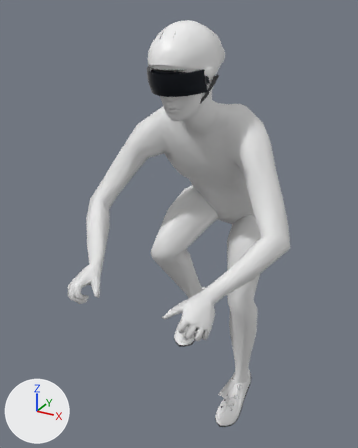
One commit to the glTF model apps/client/public/models/avatar/rider.glb: the scene before it, then after it.
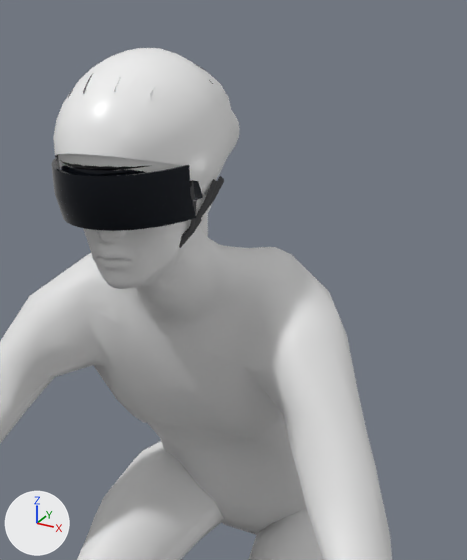
Each version is shown whole from a camera (50 mm lens) standing at (0.713, -1.572, 1.739) and looking at (-0.078, -0.135, 1.021), then close up on the part from 35% to 90% of the width and 0% to 52% of the height. Lighting does not change. The marker at lower left points along +X, +Y and +Z. The older version's two pictures come first. Vertices at exactly the same position are counted once.

Names of what the first close-up shows: 'rider_body', 'rider_glasses', 'rider_helmet', 'rider_helmet_aero', 'rider_moustache' and 1 more.
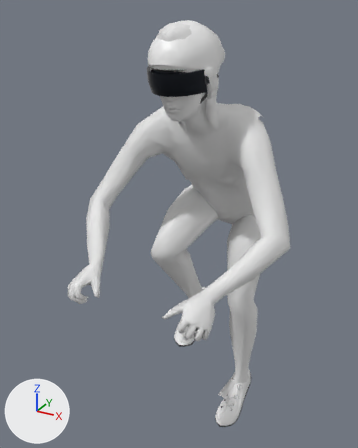
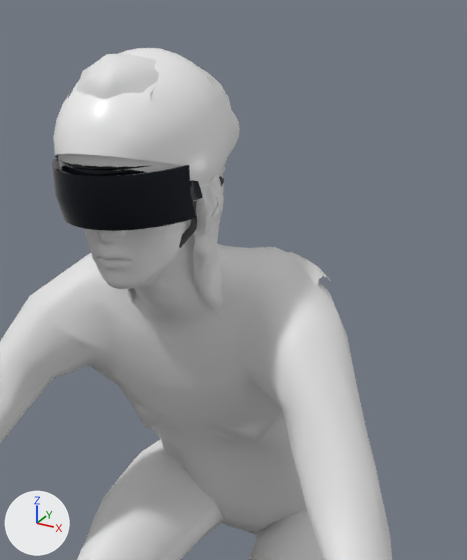
Not visible in the close-ups: 'rider_hairs_bob'.

What changed in the scene script:
```text
Change me_rider_body_002:
    used by ob_rider_body; location = (0.0, 0.0, 0.0)
    remove me_rider_body_002.from_pydata(...)  # 6199 vertices, 12325 faces; spans x -0.36..0.37, y -0.6..0.3, z 0.16..1.67
    add me_rider_body_002.from_pydata(...)  # 6200 vertices, 12327 faces; spans x -0.36..0.37, y -0.6..0.3, z 0.16..1.67
    me_rider_body_002 part 1: 34 vertices moved from x -0.19..0.18, y -0.33..-0.05, z 1.17..1.55 to x -0.18..0.18, y -0.33..-0.05, z 1.17..1.55; 41 vertices removed from x -0.18..0.23, y -0.21..0.14, z 1.07..1.37; 45 vertices added at x -0.18..0.22, y -0.2..0.13, z 1.08..1.35
    other edits to the shape of me_rider_body_002 do not show in these pictures
Add me_rider_hairs_quiff:
    me_rider_hairs_quiff.from_pydata(...)  # 621 vertices, 1080 faces; spans x -0.077..0.076, y -0.35..-0.128, z 1.503..1.697
    me_rider_hairs_quiff.materials.append(mat_hair)  # white #e7e7e7
Add me_rider_hairs_long:
    me_rider_hairs_long.from_pydata(...)  # 2030 vertices, 3764 faces; spans x -0.179..0.179, y -0.341..0.017, z 1.363..1.685
    me_rider_hairs_long.materials.append(mat_hair)  # white #e7e7e7
Add me_rider_hairs_bob:
    me_rider_hairs_bob.from_pydata(...)  # 1927 vertices, 3598 faces; spans x -0.09..0.09, y -0.342..-0.115, z 1.444..1.683
    me_rider_hairs_bob.materials.append(mat_hair)  # white #e7e7e7
Add ob_rider_hairs_quiff:
    ob_rider_hairs_quiff = bpy.data.objects.new('rider_hairs_quiff', me_rider_hairs_quiff)
    ob_rider_hairs_quiff.location = (0.0, 0.0, 0.0)
Add ob_rider_hairs_long:
    ob_rider_hairs_long = bpy.data.objects.new('rider_hairs_long', me_rider_hairs_long)
    ob_rider_hairs_long.location = (0.0, 0.0, 0.0)
Add ob_rider_hairs_bob:
    ob_rider_hairs_bob = bpy.data.objects.new('rider_hairs_bob', me_rider_hairs_bob)
    ob_rider_hairs_bob.location = (0.0, 0.0, 0.0)
```

What differs and where, as boxes (x1, y1, x2, y2) in the close-ups (467 x 560 px; the box of a moved part takes in the faces that stretch with it):
'rider_body', reshaped: before (0, 189, 392, 560); after (0, 220, 392, 560)
'rider_hairs_long', added: after (127, 170, 330, 314)
'rider_hairs_quiff', added: after (76, 54, 159, 99)
part 1 of me_rider_body_002, moved or reshaped: (7, 284, 293, 455) in both
